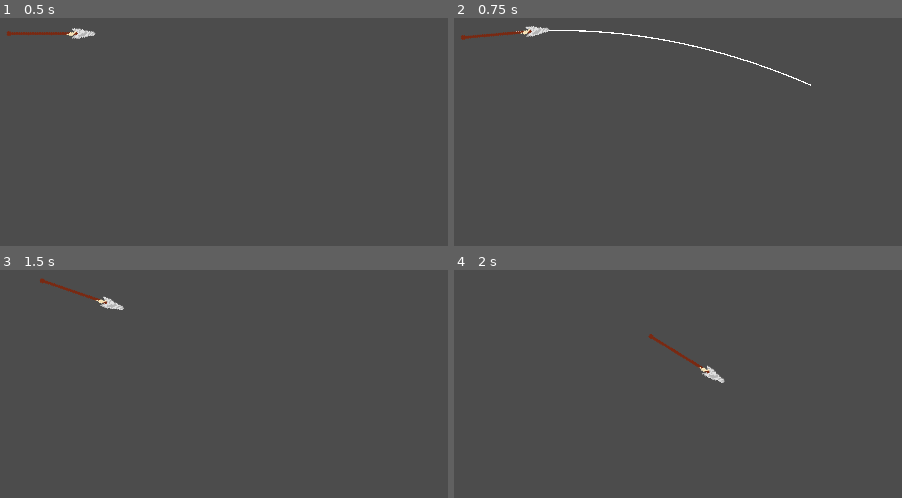
Above: before the commit, frames 1-4 (two rows, left to right).
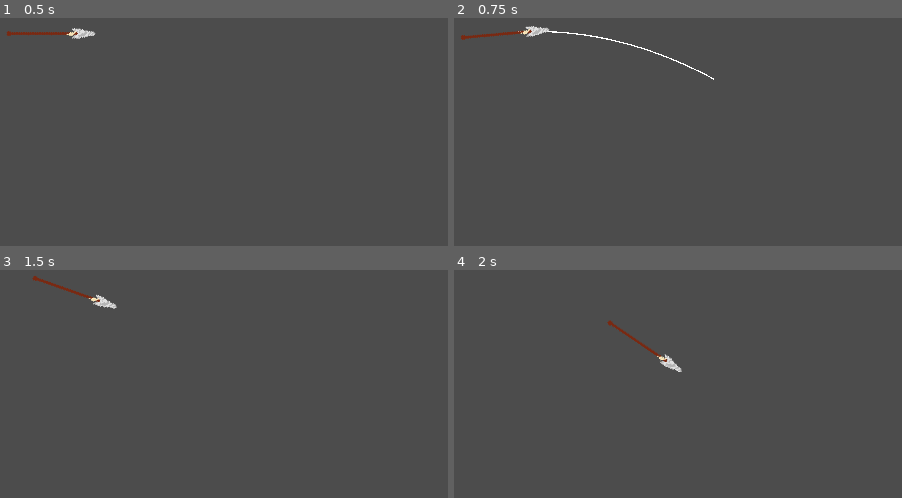
Above: after the commit, the same moments.

Repository: gjpp-go-dot/naia-game
Game: Godot game, scene res://scenes/Main.tscn
Same seed, same stepped clock (60 frames per second), same inputs: the game is played once before the commit and once after it.
Inputs (mouse positions are in pixels of both pictures, inside the frame that each line leads up to):
- Up to frame 1 (0.5 s): no input
- Up to frame 2 (0.75 s): tap Enter at 0.5 s; move the mouse to (outside the picture) at 0.52 s; right-click (outside the picture) at 0.6 s
- Up to frame 3 (1.5 s): tap Space at 1.25 s; move the mouse to (94, 295) at 1.27 s; click (94, 295) at 1.35 s
- Up to frame 4 (2 s): no input

Frame 1 is identical in both runs. In frame 2, 0.5% of the frame differs, in the area x 13-80%, y 5-30%; in frame 3, 0.3%; in frame 4, 0.7%, in the area x 34-61%, y 21-50%.

Commit message:
Corrigido falhas de predição de movimento da lança

Diff:
--- a/src/objects/Spear.gd
+++ b/src/objects/Spear.gd
@@ -2,7 +2,7 @@
 
 var targetAimPoint = Vector2(0,0)
 var launched = false
-export var nibWeight: float = 0.065
+export var nibWeight: float = 0.075
 export var freeze: bool = true setget set_freeze
 var speed = 0.0 setget setSpeed, getSpeed
 
@@ -26,9 +26,9 @@
 	targetAimPoint = target
 
 func _physics_process(delta):
-	rotate(deg2rad((1 if global_rotation_degrees < 90 else -1) * (delta * 60) * ((weight * mass) * nibWeight)))
+	print(global_rotation_degrees)
+	rotate(deg2rad((1 if global_rotation_degrees < 90 and global_rotation_degrees > -90  else -1) * (delta * 60) * ((weight * mass) * nibWeight)))
 
-# FIXME: Bugs de tempo / stuttering da linha de predição
 func get_prediction_line():
 	var lines_to_draw = []
 	var pos = position
@@ -39,8 +39,8 @@
 	var step = 2.0 / num_points
 
 	for _i in range(num_points):
-		var new_pos = pos + velocity * step + Vector2(0, 9.8) * gravity_weight * step * step
-		var new_velocity = velocity + Vector2(0, 9.8) * gravity_weight * step
+		var new_pos = pos + velocity * step + Vector2(0, weight) * gravity_weight * step * step
+		var new_velocity = velocity + Vector2(0, weight) * gravity_weight * step
 		lines_to_draw.append([pos, new_pos])
 		pos = new_pos
 		velocity = new_velocity
@@ -58,5 +58,3 @@
 
 func _ready():
 	set_freeze(freeze)
-	#aim_on(Vector2(1280, 0))
-	#throw()
--- a/src/traits/ThrowObject.gd
+++ b/src/traits/ThrowObject.gd
@@ -4,7 +4,7 @@
 
 var throwObject = null
 var aiming = false
-var throwSpeed = 65
+var throwSpeed = 50
 
 func _ready():
 	assert(throwObjectScene != null)
@@ -20,15 +20,14 @@
 			for i in range(lines.size() - 1):
 				draw_line(lines[i][0], lines[i][1], Color(1, 1, 1, 1), 2)
 
-func _process(delta):
+func _process(_delta):
 	if throwObject.launched:
 		return
 
 	if aiming:
 		update()
-		throwObject.setSpeed(throwSpeed * (delta * 60))
+		throwObject.setSpeed(throwSpeed)
 		var mousePos = get_viewport().get_mouse_position()
-		print(mousePos)
 		throwObject.aim_on(mousePos)
 
 		if Input.is_action_just_pressed("spear_throw"):
